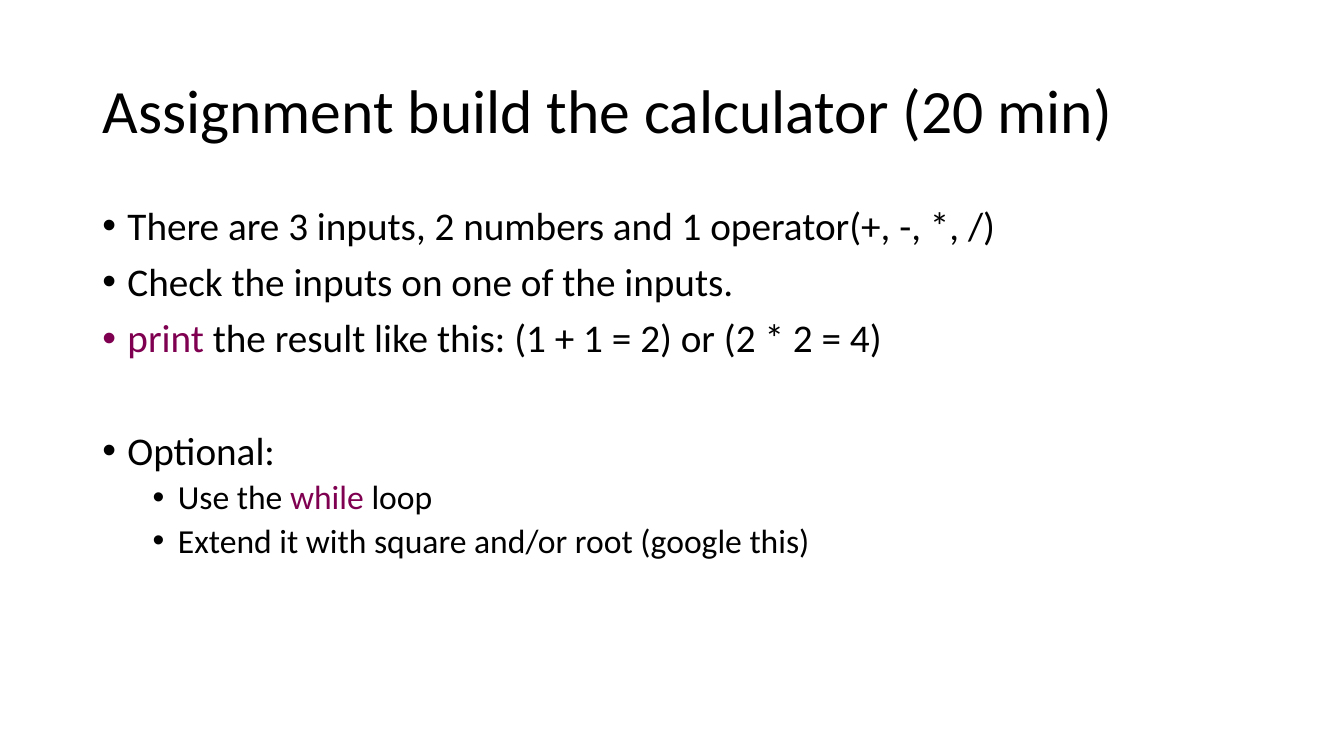
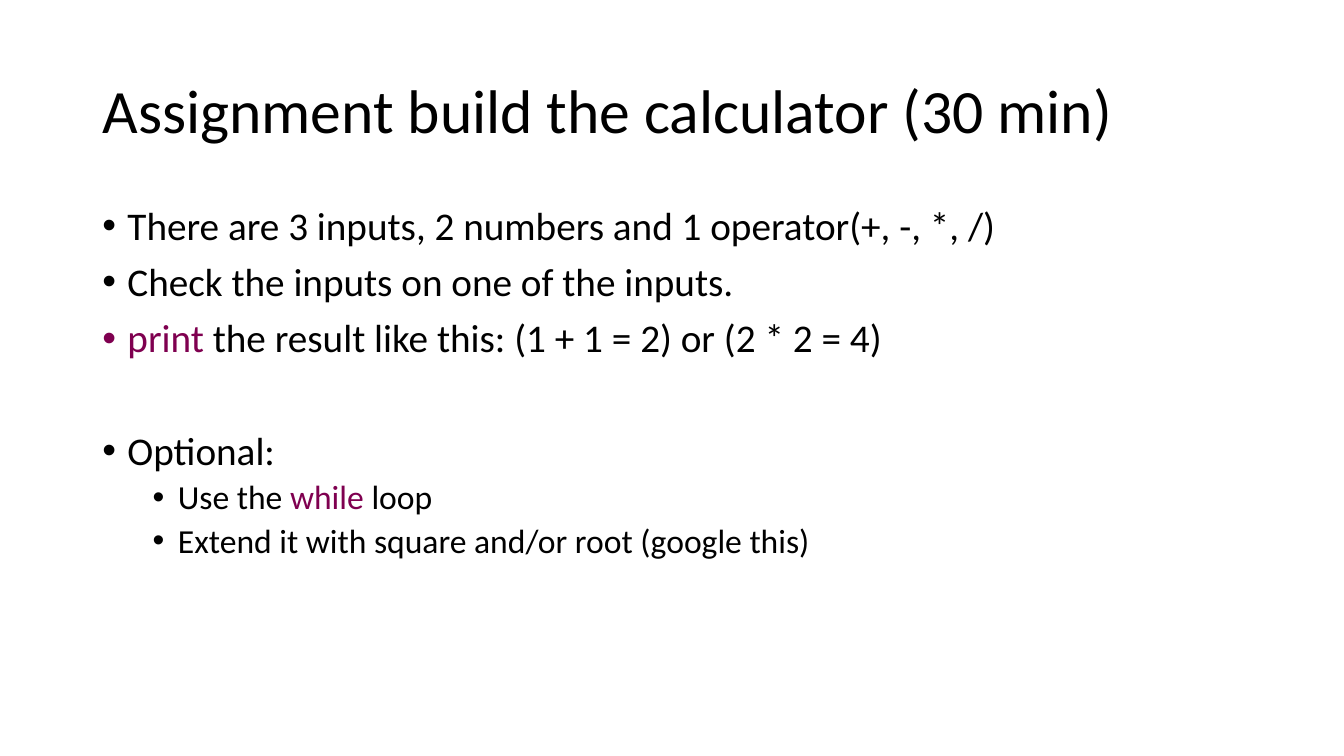
Before and after one commit to JoZonneveld/TCR-python-lessons, a slide deck: slide 7 of Lessons/Lesson 2/Building a calculator.pptx. Drawn at 1344x756 pixels with LibreOffice and Linux fonts; fonts in the diff are those of the drawing; background and template pictures are left out. Boxes give left, top, right and bottom in pixels: in the first picture for what was removed or moved away, otherwise in the second. Text is boxed around its words. In the diff, an @@ line names an element or a change of style, - is before the commit and + after.

Commit message:
small change pp

```diff
--- a/Lessons/Lesson 2/Building a calculator.pptx
+++ b/Lessons/Lesson 2/Building a calculator.pptx
@@ text at (102, 88, 1112, 144): text changed @@
-Assignment build the calculator (20 min)
+Assignment build the calculator (30 min)
```
Also in this commit, not shown: 1 other slide changed, 1 slide removed.
